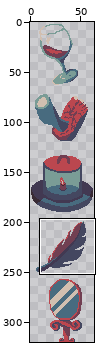
A pixel-art file gets an edit: src/assets/art/package_details.aseprite. Above, an overview of the earlier version with the close-up marked.
Close-up. First the earlier version:
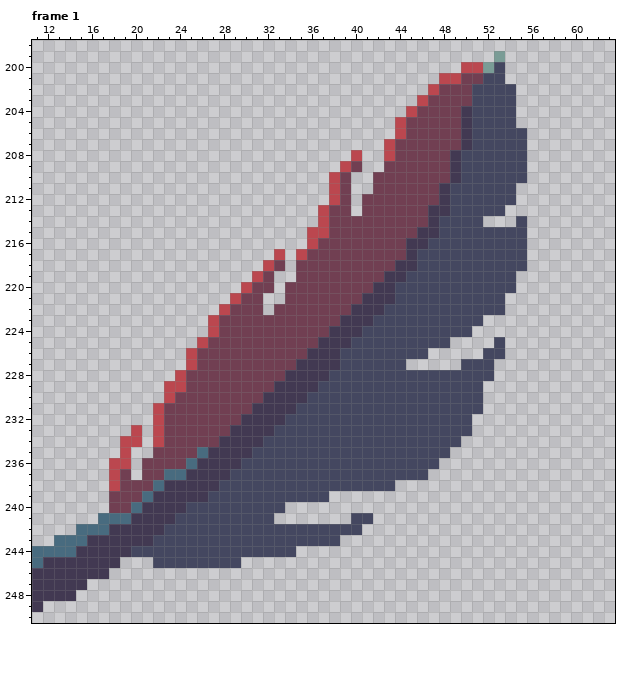
64x320 pixels, 4 frames. Shown: frame 1: x 11..63, y 198..250. The commit also changed other frames or places, which this record leaves out.
The same view after the edit:
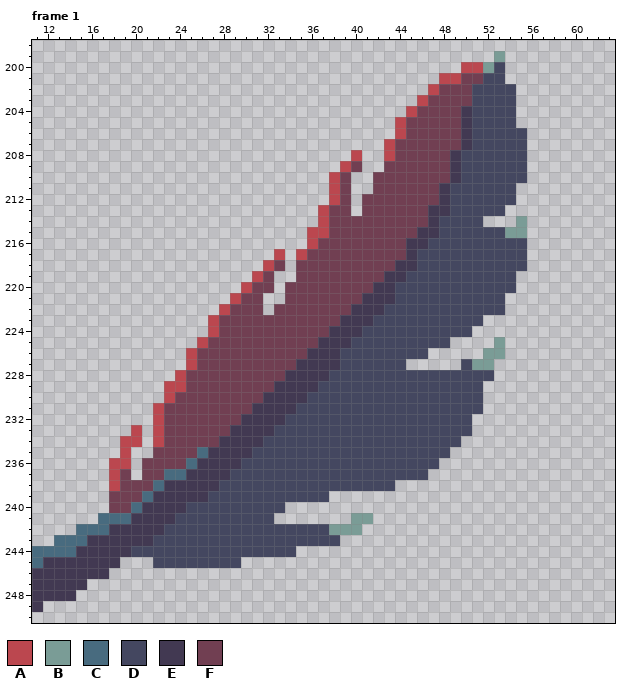
Palette (. is transparent): A #bb474f  B #7a9c96  C #486b7f  D #444760  E #423952  F #713f52
Log entry: lighting adjustments
Difference:
--- frame 1
@@ x 52..57 @@
 213 DD....
-214 ...D..
-215 DDDD..
+214 ...B..
+215 DDBB..
 216 DDDD..
@@ x 49..55 @@
 224 DD.....
-225 ....D..
-226 ...DD..
-227 .DDD...
+225 ....B..
+226 ...BB..
+227 .DBB...
 228 DDDD...
@@ x 36..43 @@
 240 ........
-241 ....DD..
-242 DDDDD...
+241 ....BB..
+242 DDBBB...
 243 DDD.....
